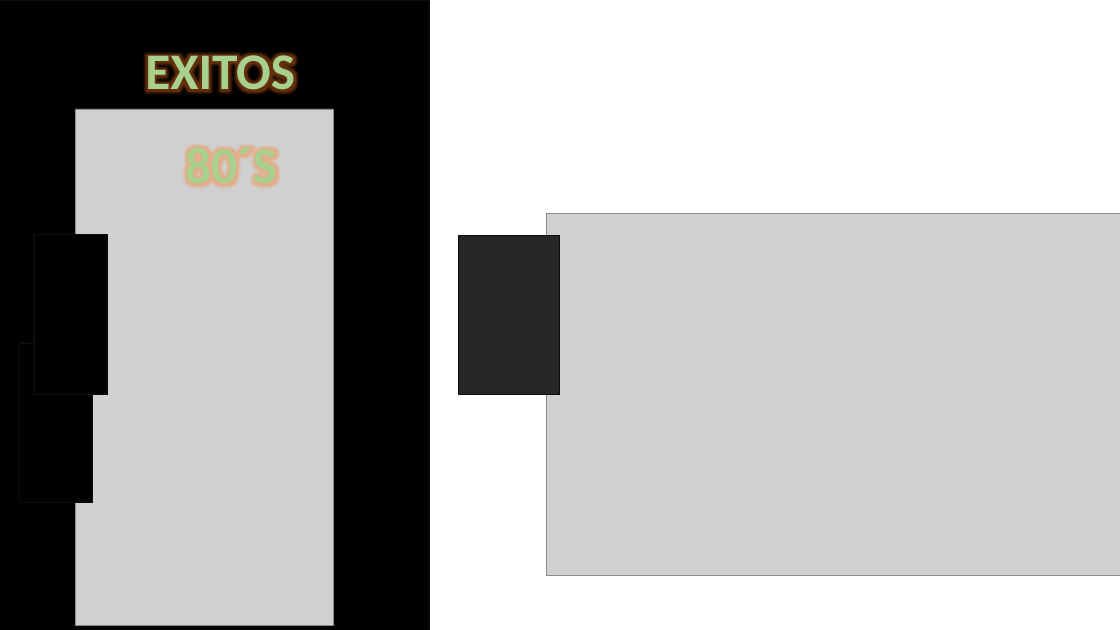
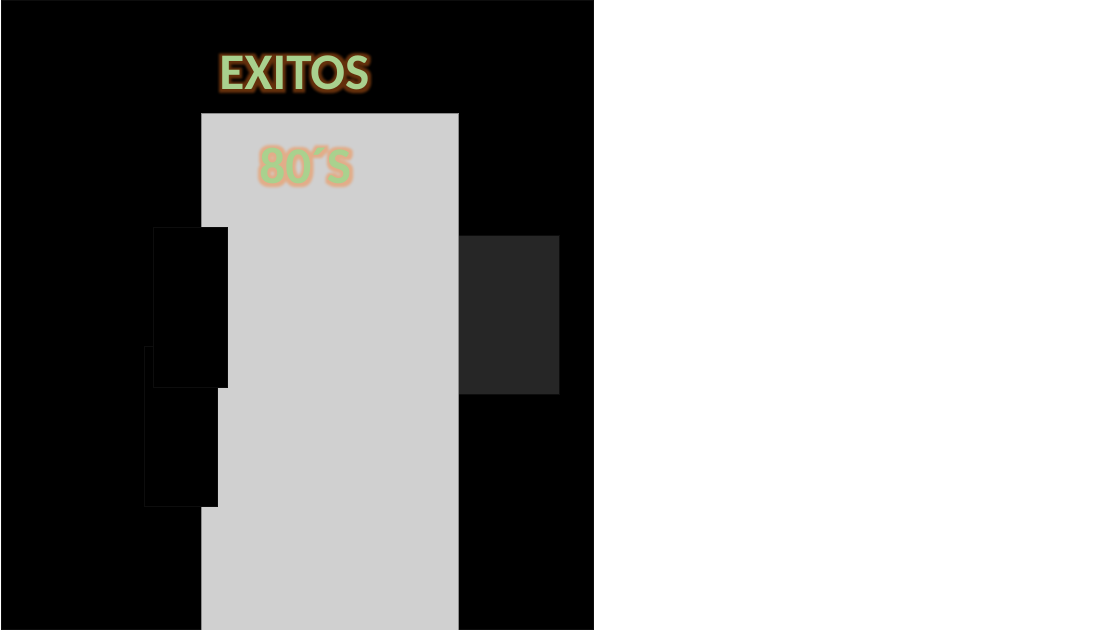
Before and after one commit to Sinaptron/videoteca-musica-exitos-04-github, a slide deck: slide 9 of assets/images/XXXediciones.pptx. Drawn at 1120x630 pixels with LibreOffice and Linux fonts; fonts in the diff are those of the drawing; grey boxes stand for pictures. Boxes give left, top, right and bottom in pixels: in the first picture for what was removed or moved away, otherwise in the second. Text is boxed around its words. In the diff, an @@ line names an element or a change of style, - is before the commit and + after.

```diff
--- a/assets/images/XXXediciones.pptx
+++ b/assets/images/XXXediciones.pptx
@@ rectangle: place and size @@
-rectangle at [0, 0, 429, 630]
+rectangle at [2, 0, 594, 630]
@@ text "EXITOS": place and size @@
-text "EXITOS" at [145, 47, 295, 102]
+text "EXITOS" at [219, 47, 369, 102]
@@ picture: place and size @@
-picture at [76, 109, 334, 626]
+picture at [202, 113, 460, 630]
@@ rectangle: place and size @@
-rectangle at [34, 234, 108, 394]
+rectangle at [154, 228, 228, 387]
@@ picture removed at [546, 213, 1120, 576] @@
@@ rectangle: place and size @@
-rectangle at [19, 343, 93, 502]
+rectangle at [145, 347, 218, 507]
```
Also in this commit, not shown: 3 other slides changed, 2 slides added, 9 other files.
